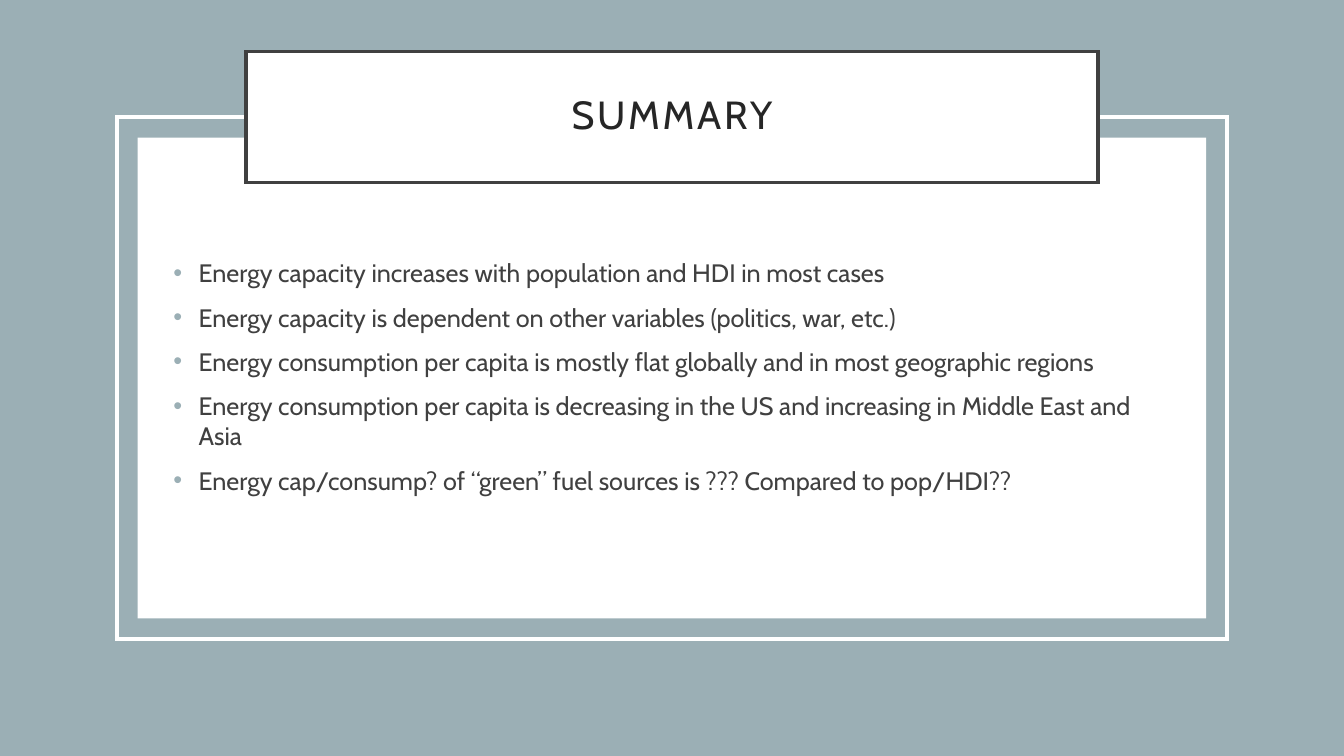
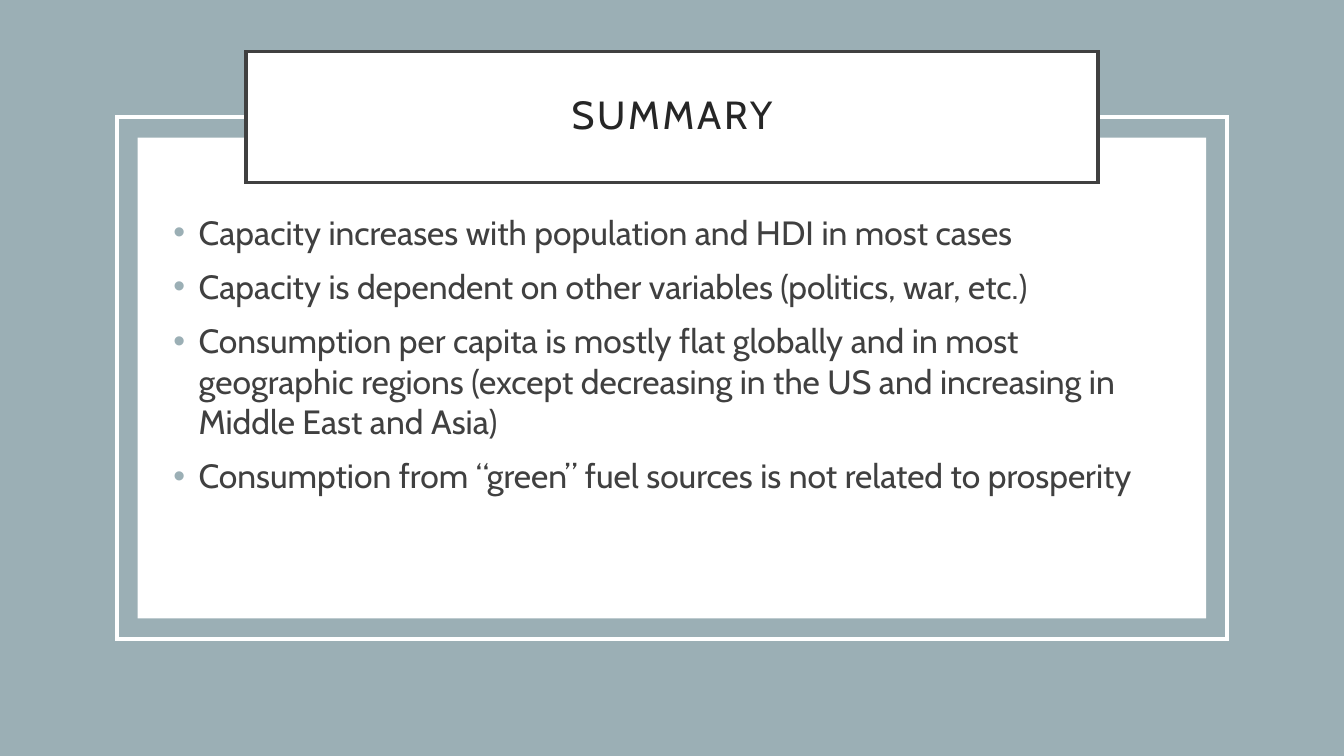
Before and after one commit to gabigham/dagger, a slide deck: slide 5 of Project 1.pptx (slide 4 before the commit). Drawn at 1344x756 pixels with LibreOffice and Linux fonts; fonts in the diff are those of the drawing. Boxes give left, top, right and bottom in pixels: in the first picture for what was removed or moved away, otherwise in the second. Text is boxed around its words. In the diff, an @@ line names an element or a change of style, - is before the commit and + after.

Commit message:
Updated presentation

```diff
--- a/Project 1.pptx
+++ b/Project 1.pptx
@@ text at <box>199,220,1132,496</box>: text changed; size 18 to 24 pt @@
-• Energy capacity increases with population and HDI in most cases
-• Energy capacity is dependent on other variables (politics, war, etc.)
-• Energy consumption per capita is mostly flat globally and in most geographic regions
-• Energy consumption per capita is decreasing in the US and increasing in Middle East and Asia
-• Energy cap/consump? of “green” fuel sources is ??? Compared to pop/HDI??
+• Capacity increases with population and HDI in most cases
+• Capacity is dependent on other variables (politics, war, etc.)
+• Consumption per capita is mostly flat globally and in most geographic regions (except decreasing in the US and increasing in Middle East and Asia)
+• Consumption from “green” fuel sources is not related to prosperity
```
Also in this commit, not shown: 5 other slides changed, 1 slide added.
